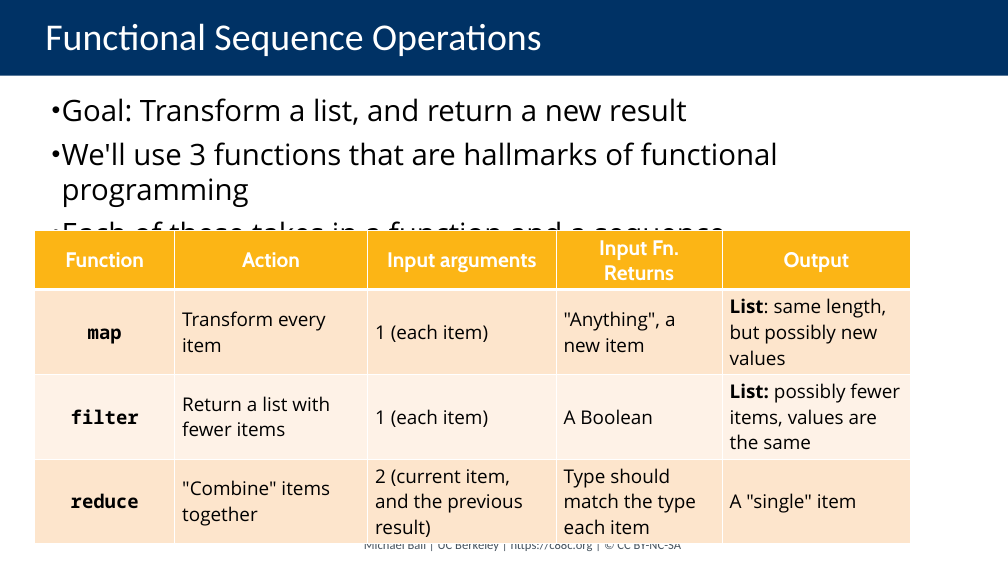
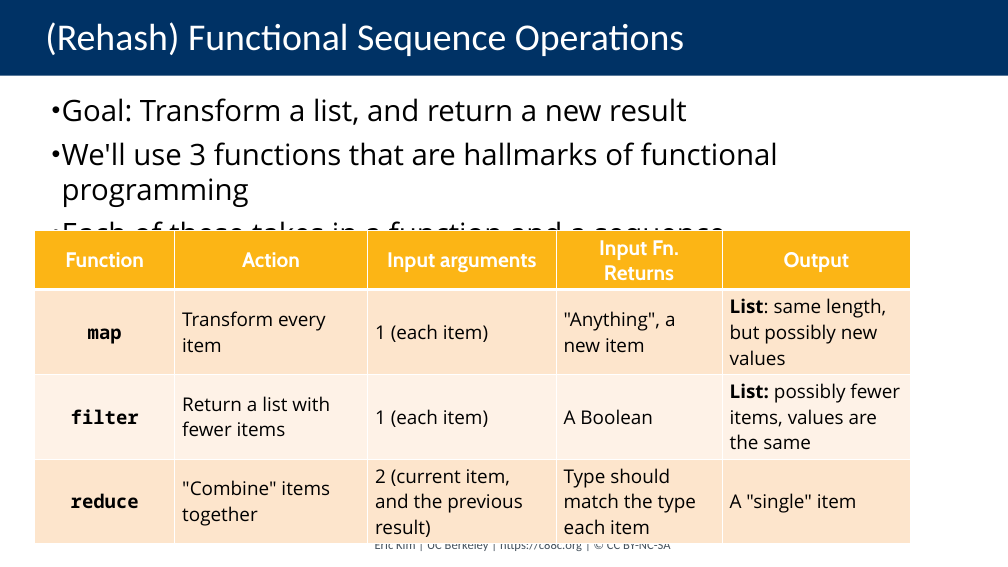
Before and after one commit to cs88-website/su24, a slide deck: slide 35 of assets/slides/su24/06-Lists_HOFs.pptx (slide 34 before the commit). Drawn at 1008x567 pixels with LibreOffice and Linux fonts; fonts in the diff are those of the drawing. Boxes give left, top, right and bottom in pixels: in the first picture for what was removed or moved away, otherwise in the second. Text is boxed around its words. In the diff, an @@ line names an element or a change of style, - is before the commit and + after.

```diff
--- a/assets/slides/su24/06-Lists_HOFs.pptx
+++ b/assets/slides/su24/06-Lists_HOFs.pptx
@@ title at box(45, 22, 684, 56): text changed @@
-Functional Sequence Operations
+(Rehash) Functional Sequence Operations
@@ text at box(375, 539, 670, 551): text changed @@
-Michael Ball | UC Berkeley | https://c88c.org | © CC BY-NC-SA
+Eric Kim | UC Berkeley | https://c88c.org | © CC BY-NC-SA
```
Also in this commit, not shown: 28 other slides changed, 4 slides added, 3 slides removed, 7 other files.
